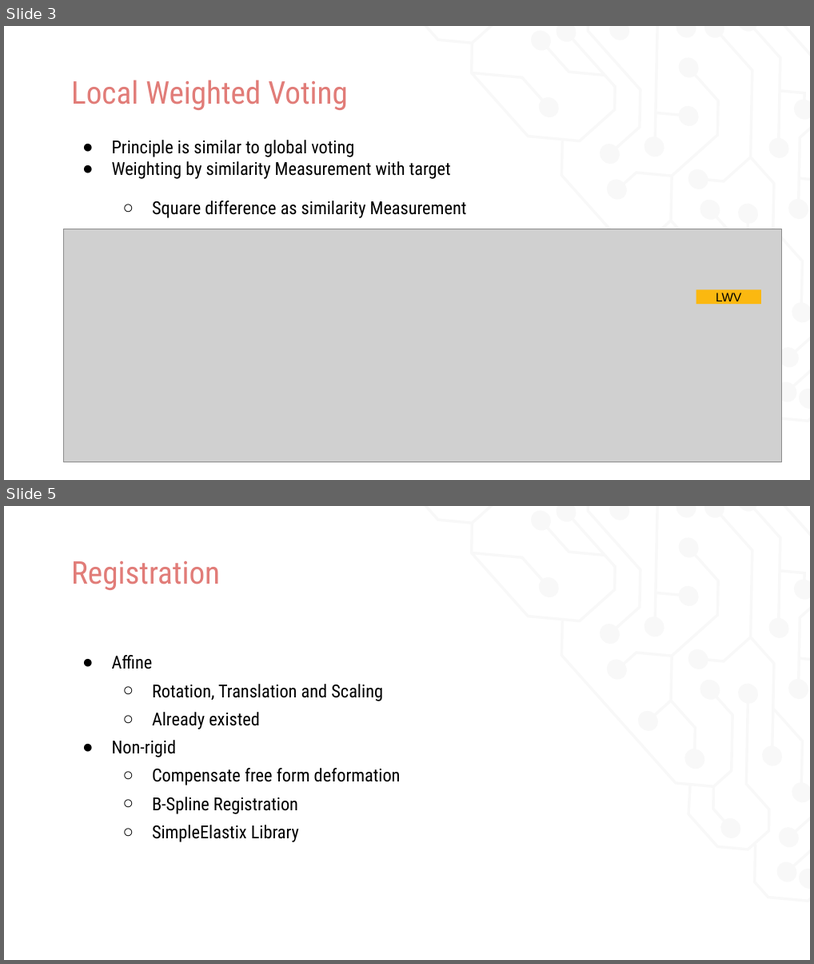
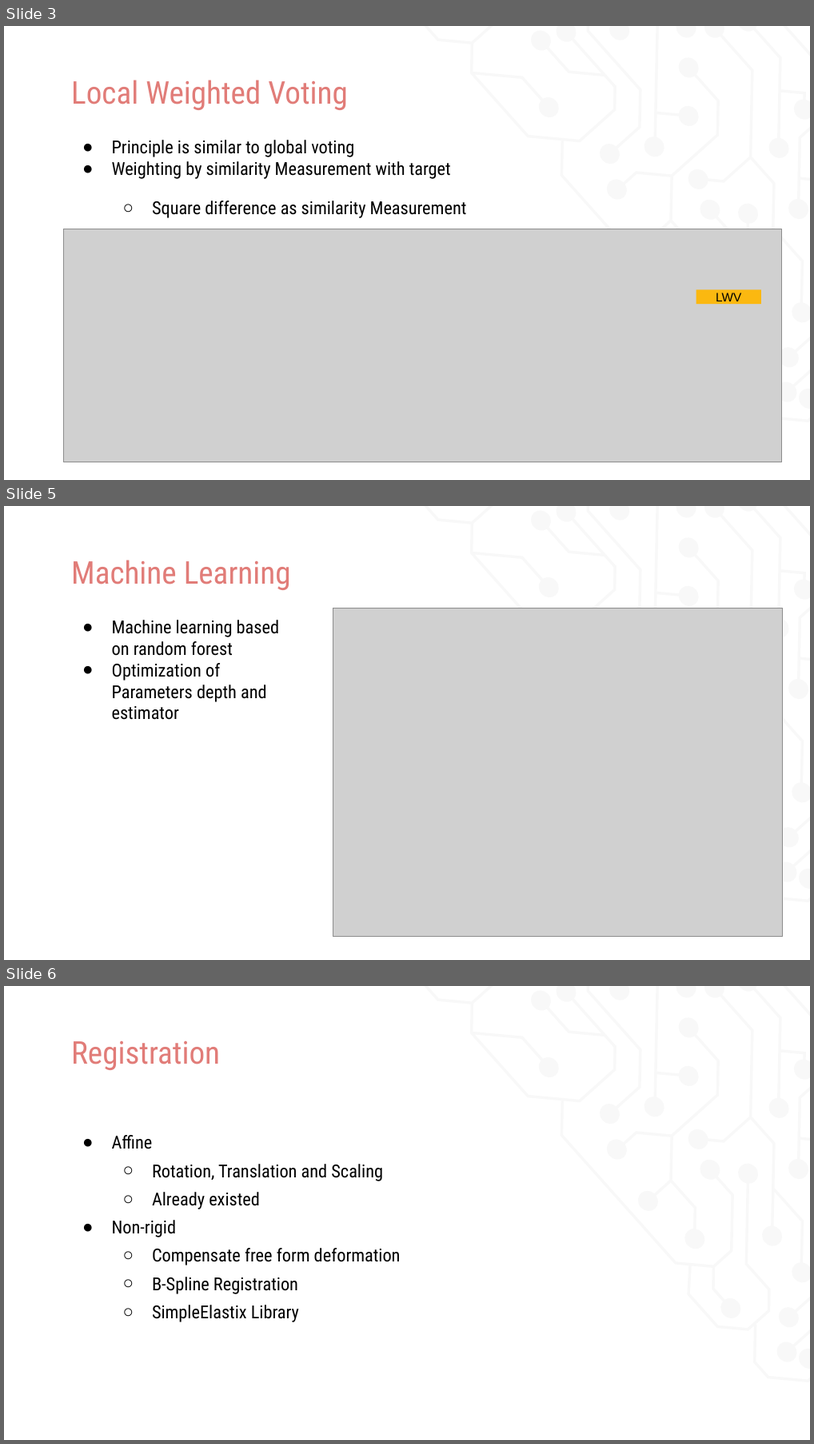
Before and after one commit to uro1012/MIALab, a slide deck: presentation/Presentation_valerioMollet.pptx. Shown one above the other, each under a label of ours: slides 3 and 5 before the commit, slides 3, 5 and 6 after it; the slides between them are not shown. The pictures are 814x964 and 814x1444 pixels, drawn with LibreOffice and Linux fonts; fonts in the diff are those of the drawing; grey boxes stand for pictures. Boxes give left, top, right and bottom in pixels: in the first picture for what was removed or moved away, otherwise in the second. Text is boxed around its words. In the diff, an @@ line names an element or a change of style, - is before the commit and + after.

```diff
--- a/presentation/Presentation_valerioMollet.pptx
+++ b/presentation/Presentation_valerioMollet.pptx
@@ slide 5 added at [4,506,810,960], background #FFFFFF; not listed: 5 template elements that a slide beside it also shows @@
@@ title added at [71,560,291,590], 28 pt, text #E17C78 @@
+Machine Learning
@@ text added at [112,620,279,720], 16 pt, text #000000 @@
+● Machine learning based on random forest
+● Optimization of Parameters depth and estimator
@@ picture added at [334,608,784,936] @@
@@ what was slide 5 is now slide 6 @@
```
Also in this commit, not shown: 3 slides changed.
